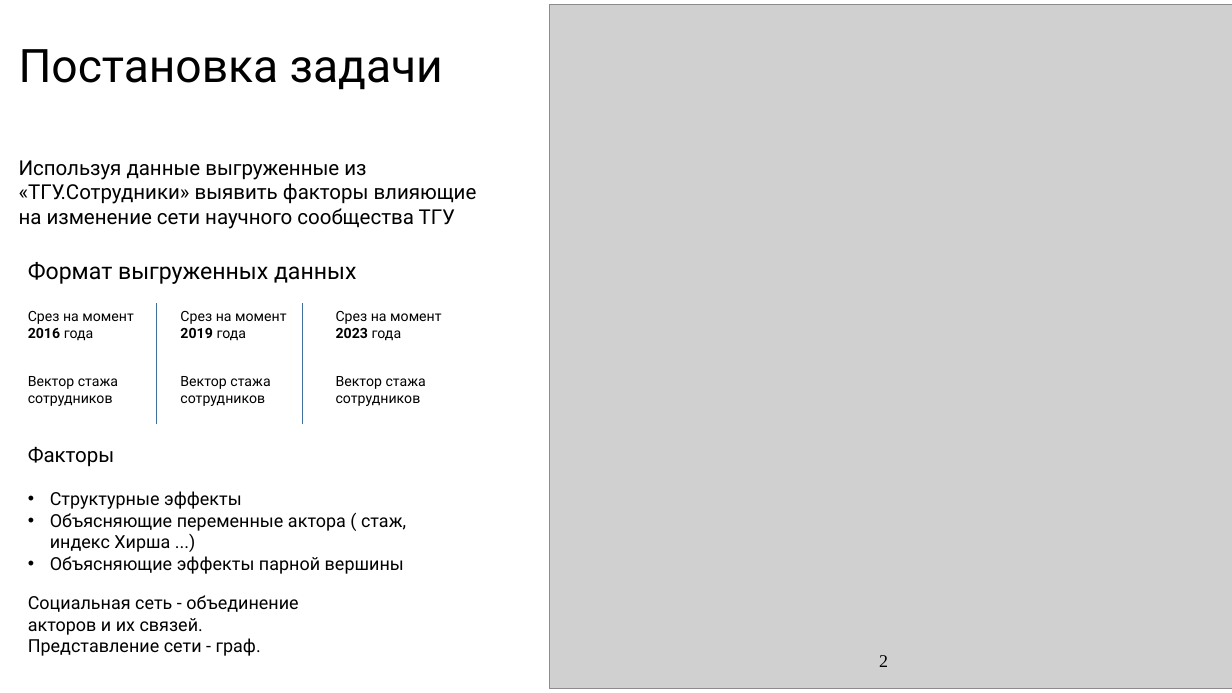
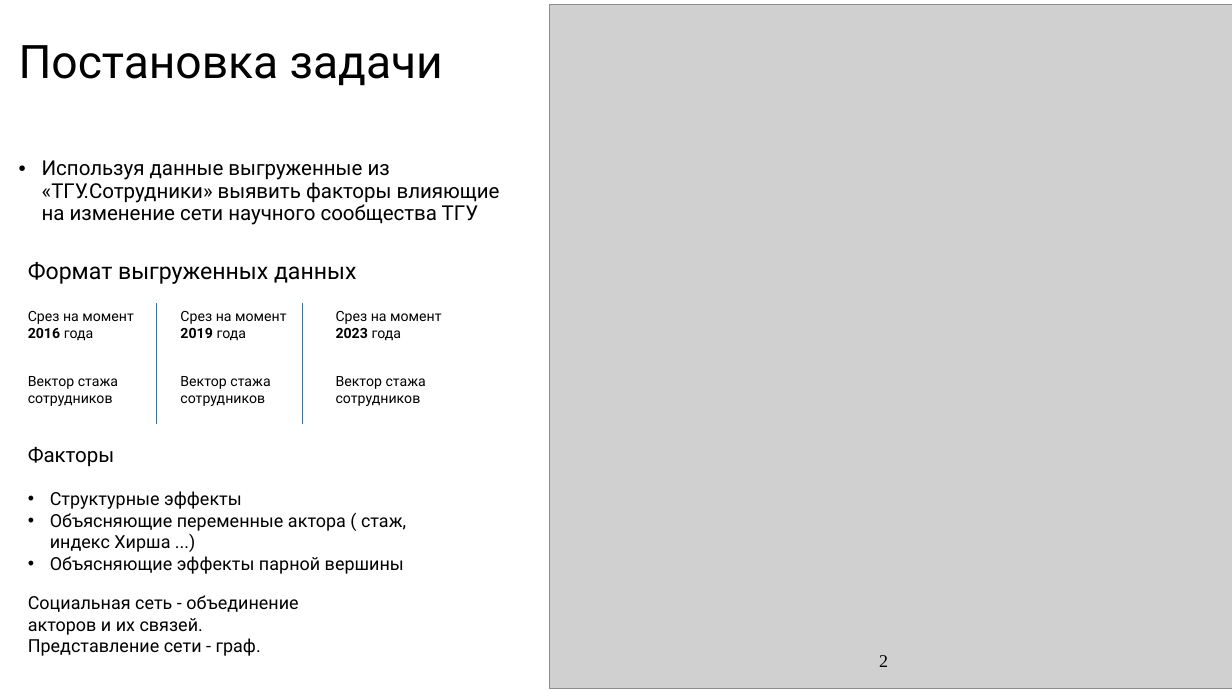
Before and after one commit to Amatikay/TermPaperSlides, a slide deck: slide 2 of SAOM_TermPaper.pptx. Drawn at 1232x693 pixels with LibreOffice and Linux fonts; fonts in the diff are those of the drawing; grey boxes stand for pictures. Boxes give left, top, right and bottom in pixels: in the first picture for what was removed or moved away, otherwise in the second. Text is boxed around its words. In the diff, an @@ line names an element or a change of style, - is before the commit and + after.

```diff
--- a/SAOM_TermPaper.pptx
+++ b/SAOM_TermPaper.pptx
@@ title "Постановка задачи" at box(19, 45, 443, 86): line spacing 1 to 0.9 @@
@@ subtitle "Используя данные выгруженные из «ТГУ.Сотрудники» ..." at box(42, 160, 500, 225): bullet none to •; line spacing 1 to 0.9; more space between paragraphs @@
```
Also in this commit, not shown: 7 other slides changed, 1 slide added, 1 slide removed.
